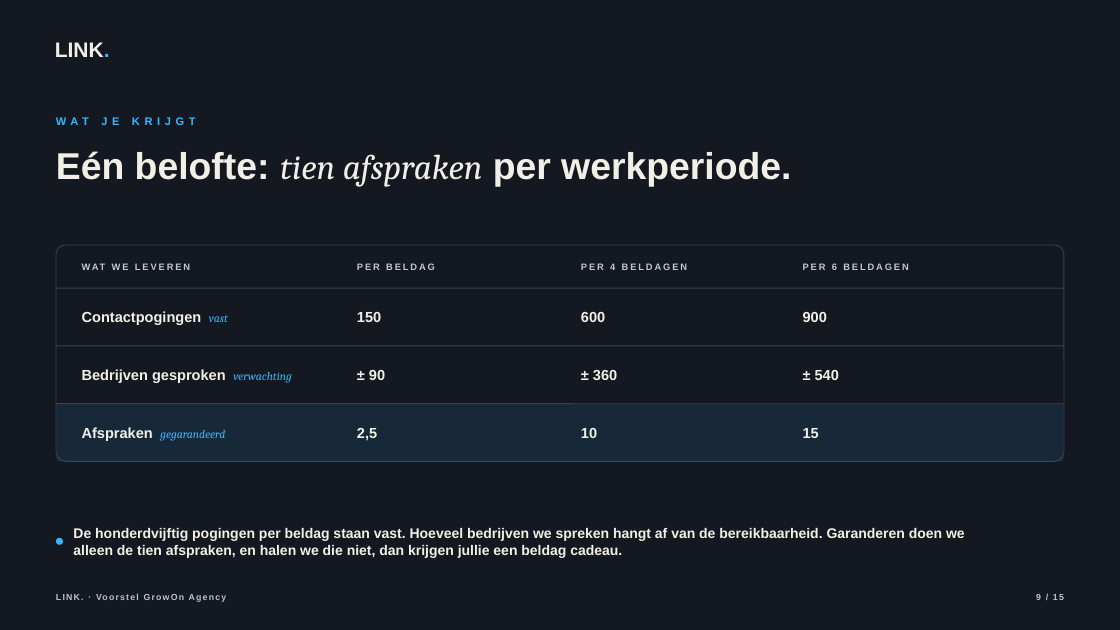
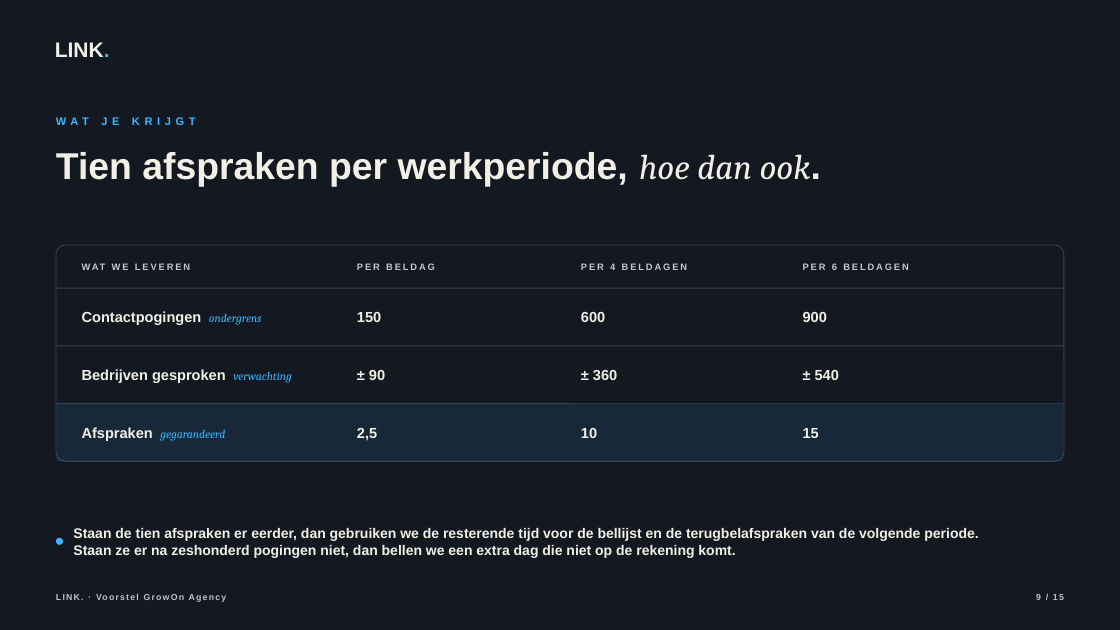
Before and after one commit to hens-lang/Test, a slide deck: slide 9 of output/LINK. voorstel GrowOn Agency.pptx. Drawn at 1120x630 pixels with LibreOffice and Linux fonts; fonts in the diff are those of the drawing. Boxes give left, top, right and bottom in pixels: in the first picture for what was removed or moved away, otherwise in the second. Text is boxed around its words. In the diff, an @@ line names an element or a change of style, - is before the commit and + after.

```diff
--- a/output/LINK. voorstel GrowOn Agency.pptx
+++ b/output/LINK. voorstel GrowOn Agency.pptx
@@ text at (56, 152, 811, 187): text changed @@
-Eén belofte: tien afspraken per werkperiode.
+Tien afspraken per werkperiode, hoe dan ook.
@@ text at (82, 311, 262, 325): text changed @@
-Contactpogingen vast
+Contactpogingen ondergrens
@@ text at (73, 528, 978, 558): text changed @@
-De honderdvijftig pogingen per beldag staan vast. Hoeveel bedrijven we spreken hangt af van de bereikbaarheid. Garanderen doen we alleen de tien afspraken, en halen we die niet, dan krijgen jullie een beldag cadeau.
+Staan de tien afspraken er eerder, dan gebruiken we de resterende tijd voor de bellijst en de terugbelafspraken van de volgende periode. Staan ze er na zeshonderd pogingen niet, dan bellen we een extra dag die niet op de rekening komt.
```
Also in this commit, not shown: 2 other slides changed, 6 other files.
